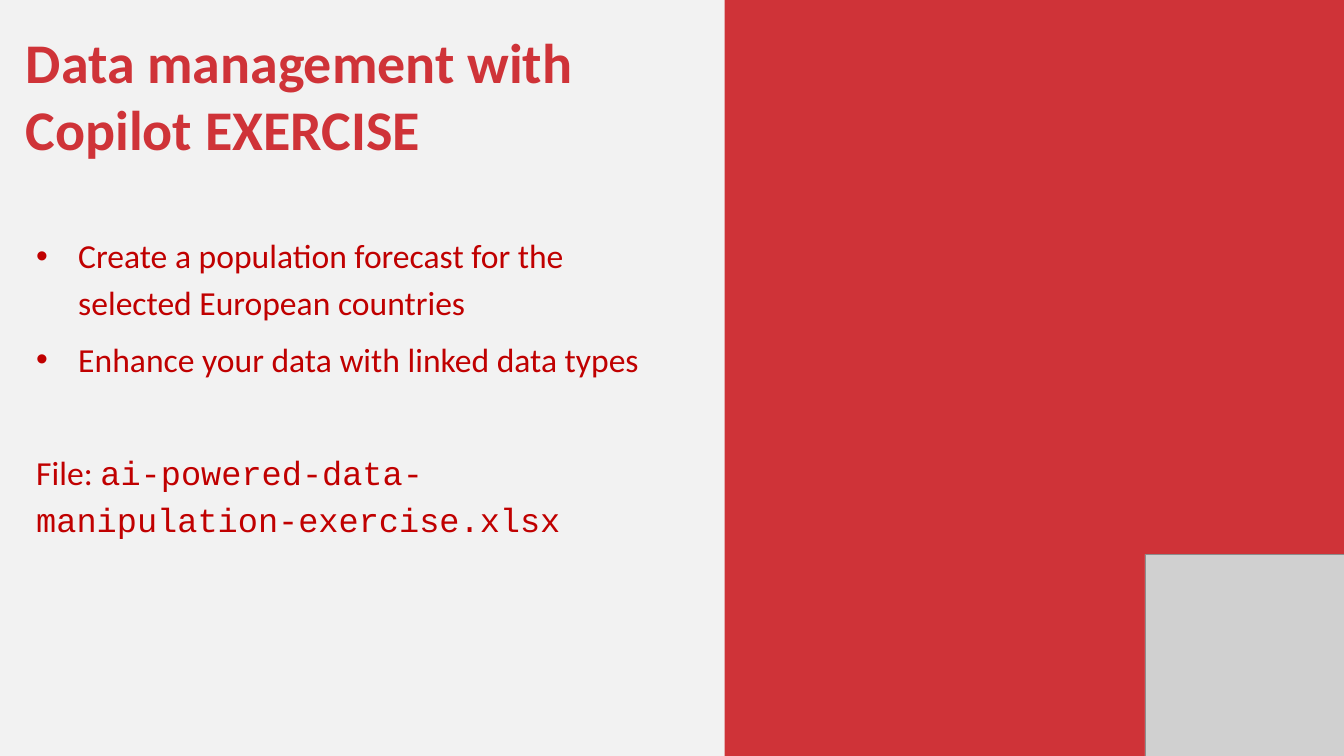
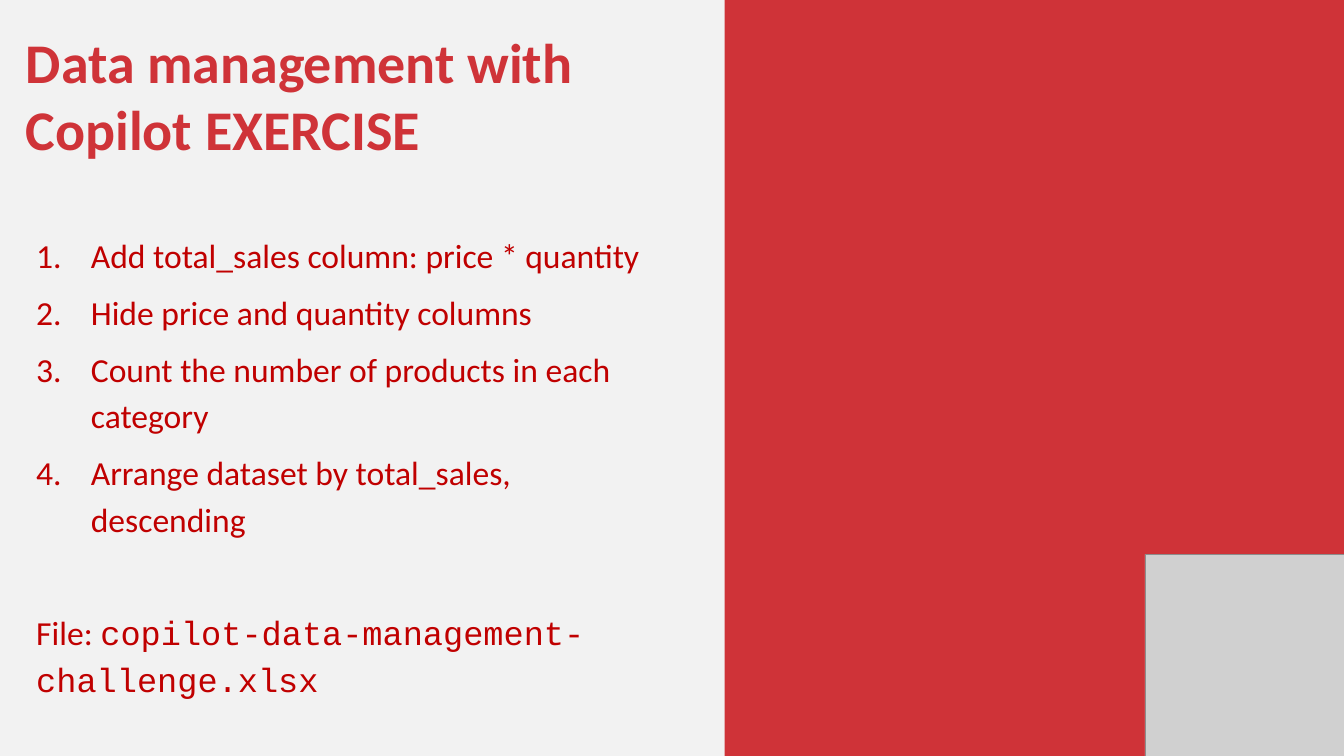
Before and after one commit to stringfestdata/xlgs-mc-2025, a slide deck: slide 12 of xlgs-analytics-2_0-slides.pptx. Drawn at 1344x756 pixels with LibreOffice and Linux fonts; fonts in the diff are those of the drawing; grey boxes stand for pictures. Boxes give left, top, right and bottom in pixels: in the first picture for what was removed or moved away, otherwise in the second. Text is boxed around its words. In the diff, an @@ line names an element or a change of style, - is before the commit and + after.

```diff
--- a/xlgs-analytics-2_0-slides.pptx
+++ b/xlgs-analytics-2_0-slides.pptx
@@ text at <box>36,244,639,699</box>: text changed @@
-• Create a population forecast for the selected European countries
-• Enhance your data with linked data types
-File: ai-powered-data-manipulation-exercise.xlsx
+1. Add total_sales column: price * quantity
+2. Hide price and quantity columns
+3. Count the number of products in each category
+4. Arrange dataset by total_sales, descending
+File: copilot-data-management-challenge.xlsx
```
Also in this commit, not shown: 5 other slides changed, 25 other files.
